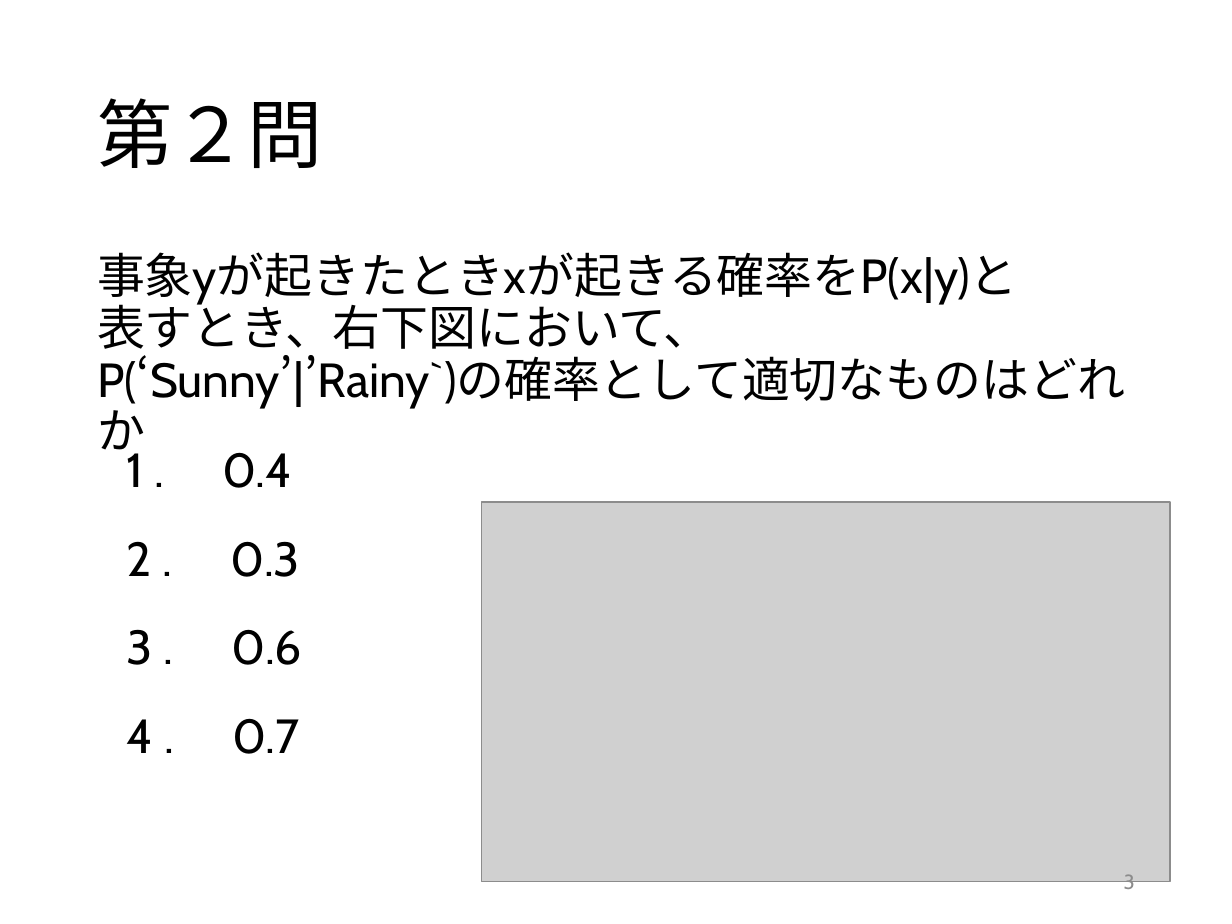
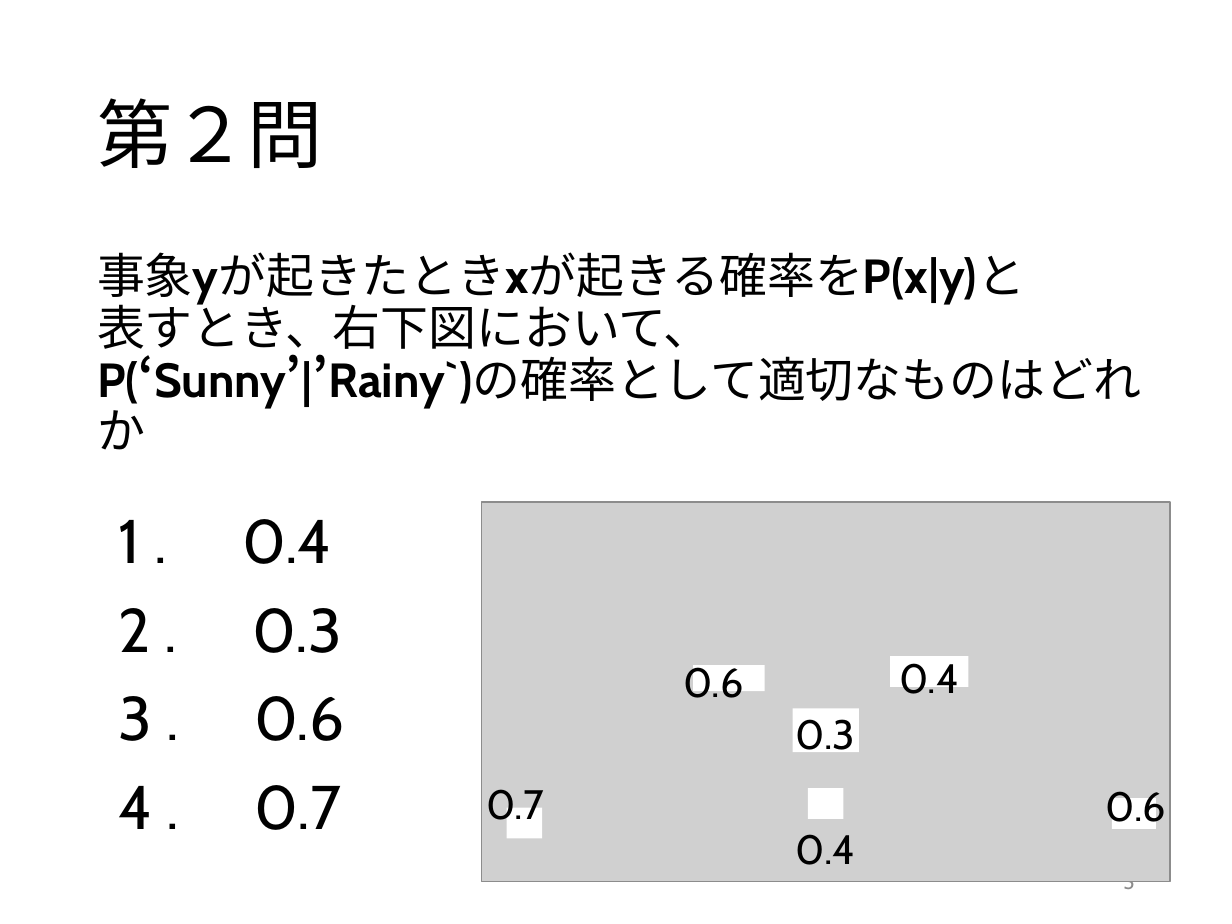
Before and after one commit to 2017B4/rinko, a slide deck: slide 3 of クイズ.pptx. Drawn at 1232x924 pixels with LibreOffice and Linux fonts; fonts in the diff are those of the drawing; grey boxes stand for pictures. Boxes give left, top, right and bottom in pixels: in the first picture for what was removed or moved away, otherwise in the second. Text is boxed around its words. In the diff, an @@ line names an element or a change of style, - is before the commit and + after.

```diff
--- a/クイズ.pptx
+++ b/クイズ.pptx
@@ text "事象yが起きたときxが起きる確率をP(x|y)と 表すとき、右下図において、 P(‘Sunny’|’Rainy`)の確率 ..." at (97,252,1141,450): bold on in "事象yが起きたときxが起きる確率をP(x|y)と P(‘Sunny’|’Rainy`)の確率として適切なものはどれか" @@
@@ text "1 . 0.4": place and size @@
-text "1 . 0.4" at (127,452,293,488)
+text "1 . 0.4" at (119,519,332,564)
@@ text "2 . 0.3": place and size @@
-text "2 . 0.3" at (127,541,300,577)
+text "2 . 0.3" at (119,608,342,653)
@@ text added at (899,659,959,694), 24 pt, text #000000 @@
+0.4
@@ text "3 . 0.6": place and size @@
-text "3 . 0.6" at (127,629,302,665)
+text "3 . 0.6" at (119,696,344,741)
@@ text added at (683,665,743,698), 24 pt, text #000000 @@
+0.6
@@ text added at (796,719,855,759), 24 pt, text #000000 @@
+0.3
@@ size 28 to 36 pt in 4 elements at (119,696,344,741), (119,519,332,564), (119,608,342,653), (119,785,341,830) @@
@@ text "4 . 0.7": place and size @@
-text "4 . 0.7" at (127,718,299,754)
+text "4 . 0.7" at (119,785,341,830)
@@ text added at (486,789,544,829), 24 pt, text #000000 @@
+0.7
@@ group added at (506,657,1156,839): 6 rectangles @@
@@ text added at (1106,791,1166,829), 24 pt, text #000000 @@
+0.6
@@ text added at (795,834,855,865), 24 pt, text #000000 @@
+0.4
```
Also in this commit, not shown: 2 other slides changed.
